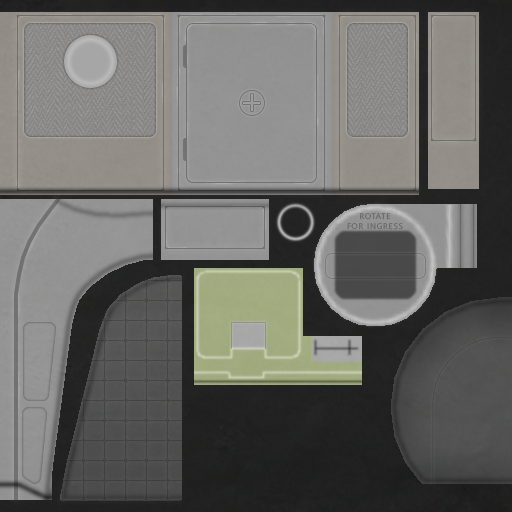
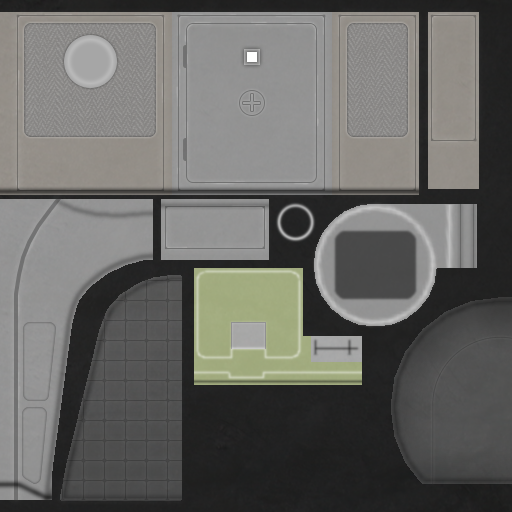
The second 512x512 image is a revision of the first. Changes to its layers:
added layer "Light" above "Light Base" over 245, 50, 259, 64
hid "Hatch" over 325, 253, 426, 279
hid "Hatch High" (1st of 2) over 324, 251, 427, 281
hid "ROTATE FOR INGRESS" over 347, 213, 403, 230
